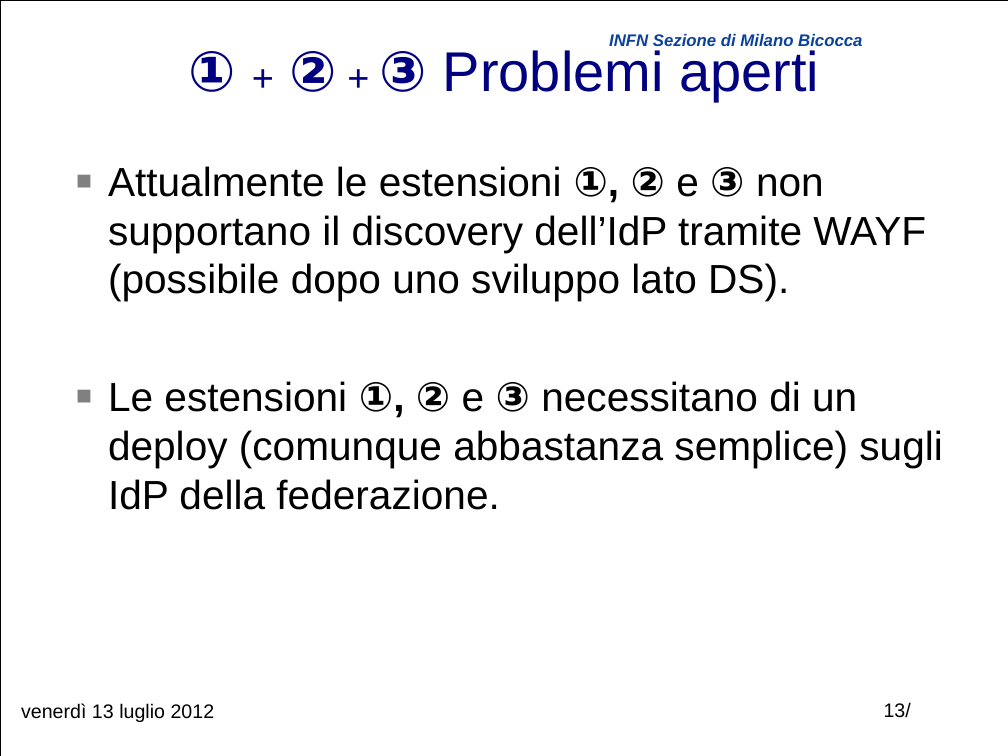
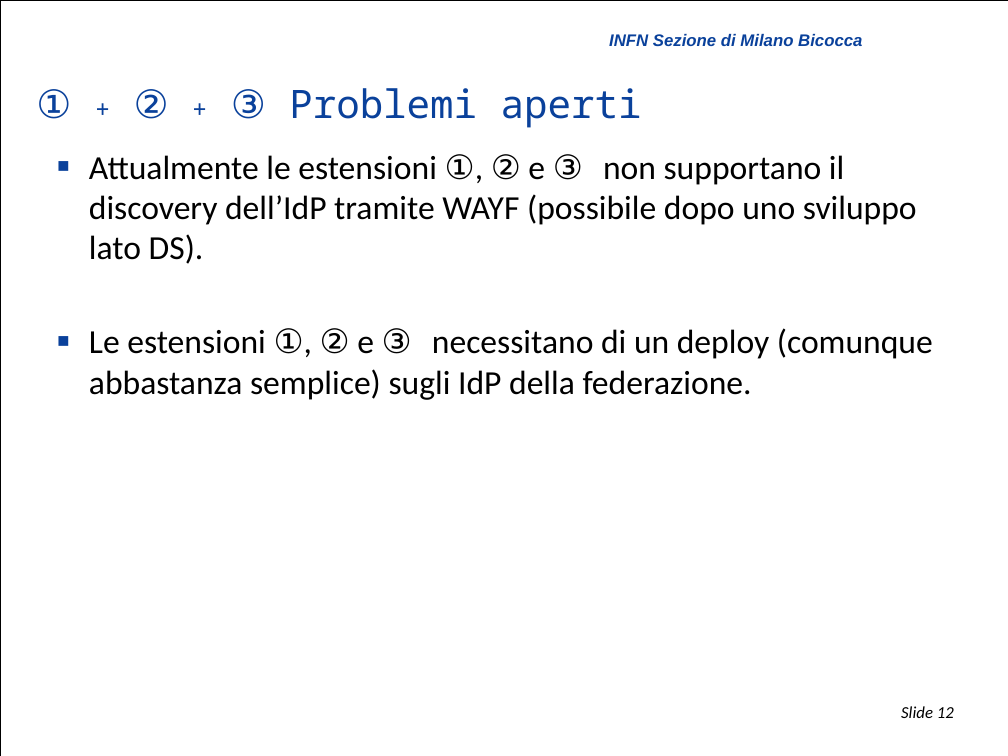
Before and after one commit to biancini/Shibboleth-Authentication, a slide deck: slide 12 of ShibbolethExtensions.pptx (slide 13 before the commit). Drawn at 1008x756 pixels with LibreOffice and Linux fonts; fonts in the diff are those of the drawing; background and template pictures are left out. Boxes give left, top, right and bottom in pixels: in the first picture for what was removed or moved away, otherwise in the second. Text is boxed around its words. In the diff, an @@ line names an element or a change of style, - is before the commit and + after.

```diff
--- a/ShibbolethExtensions.pptx
+++ b/ShibbolethExtensions.pptx
@@ title "① + ② + ③ ..." moved from (x1=189, y1=50, x2=819, y2=101) to (x1=36, y1=88, x2=642, y2=128) @@
@@ title "① + ② + ③ ..." at (x1=36, y1=88, x2=642, y2=128): size 40 to 28 pt in "① ② ③ Problemi aperti"; size 27 to 18 pt in "+ +"; font Arial to Noto Sans Mono, text colour #000080 to #0A419B; bold off in "① ② ③"; alignment centre to left; line spacing 1 to 0.9 @@
@@ text "Attualmente le estensioni ①, ② ..." moved from (x1=108, y1=166, x2=942, y2=510) to (x1=89, y1=154, x2=933, y2=400) @@
@@ text "Attualmente le estensioni ①, ② ..." at (x1=89, y1=154, x2=933, y2=400): size 29 to 24 pt, font Arial to Calibri; font Arial to Noto Sans Mono, bold off in "①, ② ③", "①, ② ③"; list level 1 to 2 in "Attualmente le estensioni ①, ② ..."; bullet colour #808080 to #0A419B; list level 1 to 2 in "Le estensioni ①, ② e ..." @@
@@ text removed at (x1=21, y1=703, x2=215, y2=722) @@
-venerdì 13 luglio 2012
@@ page number removed at (x1=884, y1=702, x2=911, y2=718) @@
-13/
@@ page number added at (x1=901, y1=706, x2=954, y2=718), 12 pt, text #000000, italic @@
+Slide 12
```
Also in this commit, not shown: 12 other slides changed, 1 slide removed, 1 other file.
